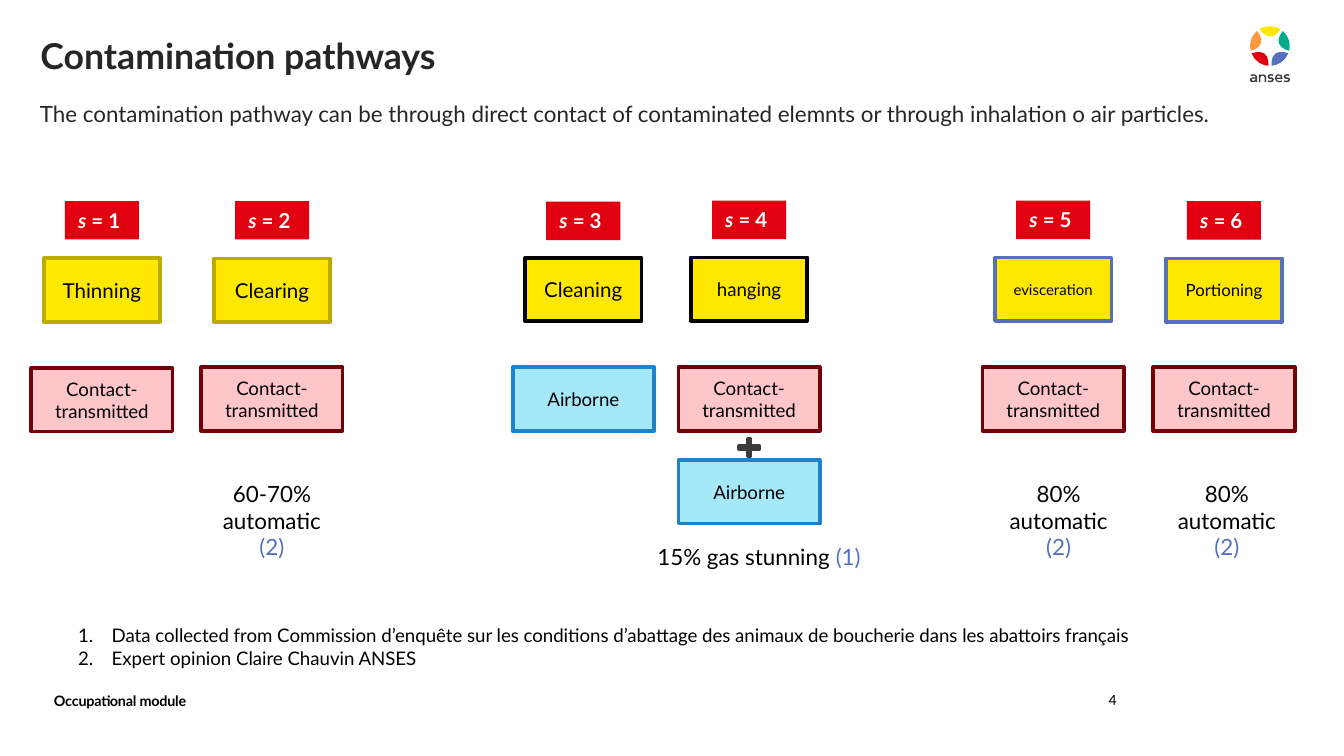
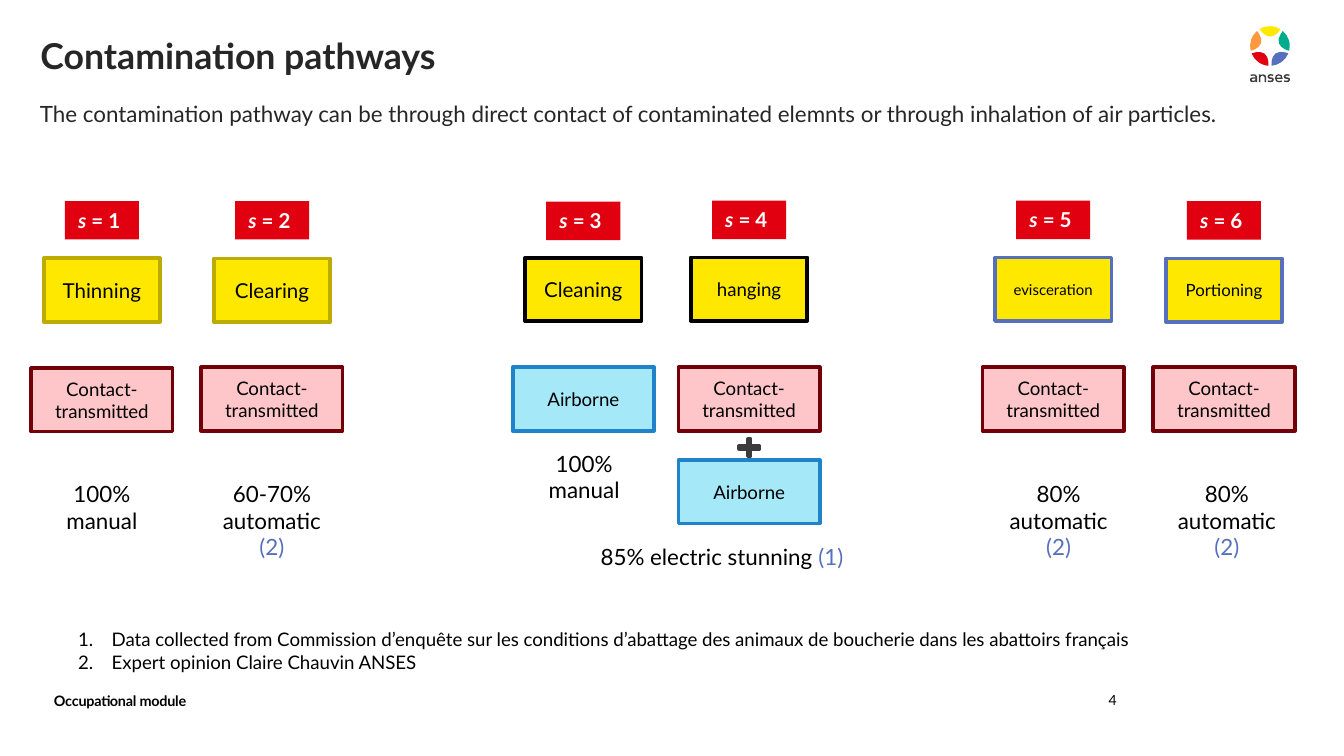
Before and after one commit to ENVIRE-JPIAMR/occupational-module, a slide deck: slide 4 of docs/draft.pptx. Drawn at 1344x756 pixels with LibreOffice and Linux fonts; fonts in the diff are those of the drawing. Boxes give left, top, right and bottom in pixels: in the first picture for what was removed or moved away, otherwise in the second. Text is boxed around its words. In the diff, an @@ line names an element or a change of style, - is before the commit and + after.

```diff
--- a/docs/draft.pptx
+++ b/docs/draft.pptx
@@ text at bbox=[40, 105, 1216, 126]: text changed @@
-The contamination pathway can be through direct contact of contaminated elemnts or through inhalation o air particles.
+The contamination pathway can be through direct contact of contaminated elemnts or through inhalation of air particles.
@@ text added at bbox=[549, 455, 620, 498], 12 pt, text #000000 @@
+100%
+manual
@@ text added at bbox=[66, 485, 137, 529], 12 pt, text #000000 @@
+100%
+manual
@@ text at bbox=[601, 548, 843, 569]: text changed @@
-15% gas stunning (1)
+85% electric stunning (1)
@@ text "Data collected from Commission d’enquête ...": place and size @@
-text "Data collected from Commission d’enquête ..." at bbox=[112, 628, 1128, 669]
+text "Data collected from Commission d’enquête ..." at bbox=[112, 632, 1128, 673]
```
Also in this commit, not shown: 3 other slides changed, 5 other files.
